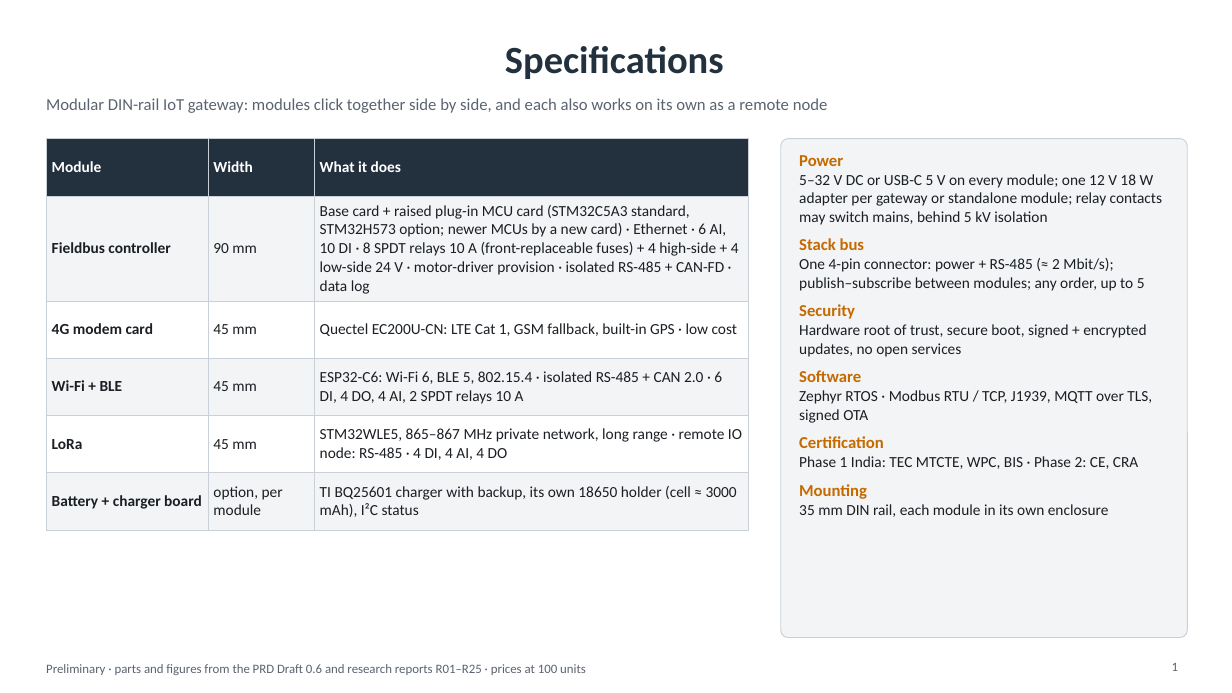
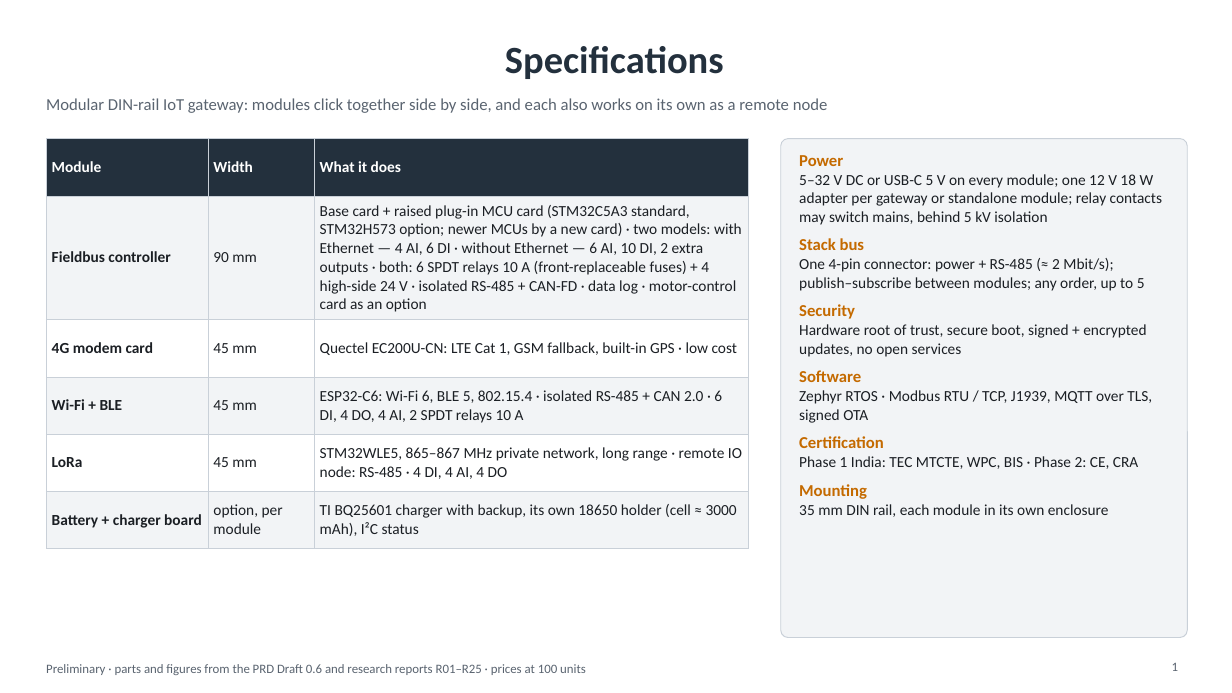
Before and after one commit to Sourcerrer/Universal-Controller_Hardware, a slide deck: slide 1 of docs/arch/UC_Overview.pptx. Drawn at 1232x693 pixels with LibreOffice and Linux fonts; fonts in the diff are those of the drawing. Boxes give left, top, right and bottom in pixels: in the first picture for what was removed or moved away, otherwise in the second. Text is boxed around its words. In the diff, an @@ line names an element or a change of style, - is before the commit and + after.

```diff
--- a/docs/arch/UC_Overview.pptx
+++ b/docs/arch/UC_Overview.pptx
@@ table at bbox=[46, 139, 749, 540] @@
-row 2, column 3: Base card + raised plug-in MCU card (STM32C5A3 standard, STM32H573 option; newer MCUs by a new card) · Ethernet · 6 AI, 10 DI · 8 SPDT relays 10 A (front-replaceable fuses) + 4 high-side + 4 low-side 24 V · motor-driver provision · isolated RS-485 + CAN-FD · data log
+row 2, column 3: Base card + raised plug-in MCU card (STM32C5A3 standard, STM32H573 option; newer MCUs by a new card) · two models: with Ethernet — 4 AI, 6 DI · without Ethernet — 6 AI, 10 DI, 2 extra outputs · both: 6 SPDT relays 10 A (front-replaceable fuses) + 4 high-side 24 V · isolated RS-485 + CAN-FD · data log · motor-control card as an option
```
Also in this commit, not shown: 1 other slide changed, 17 other files.
